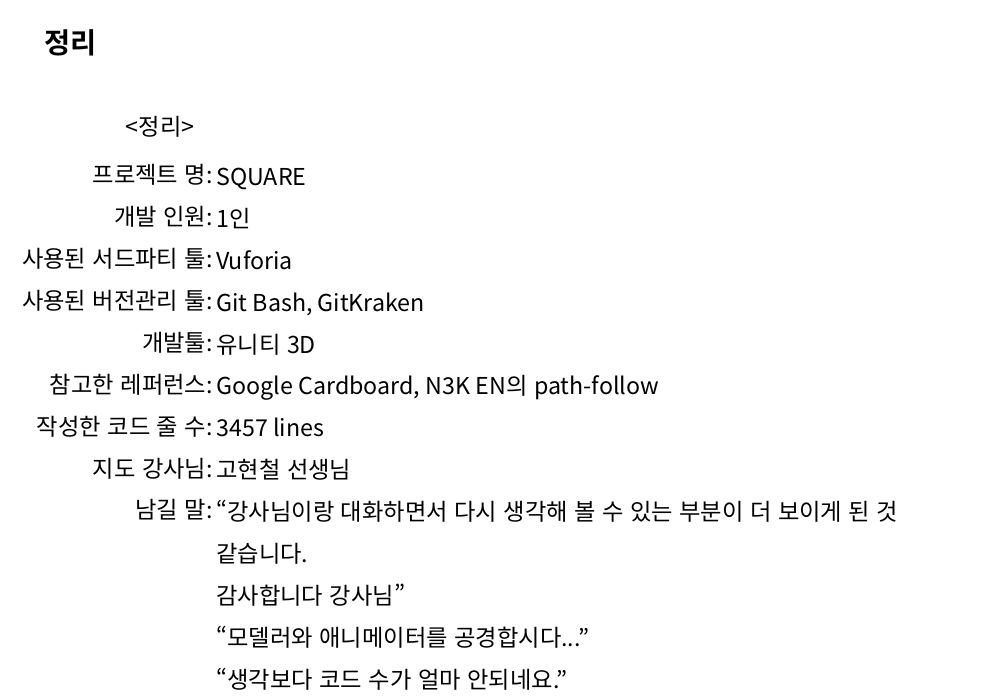
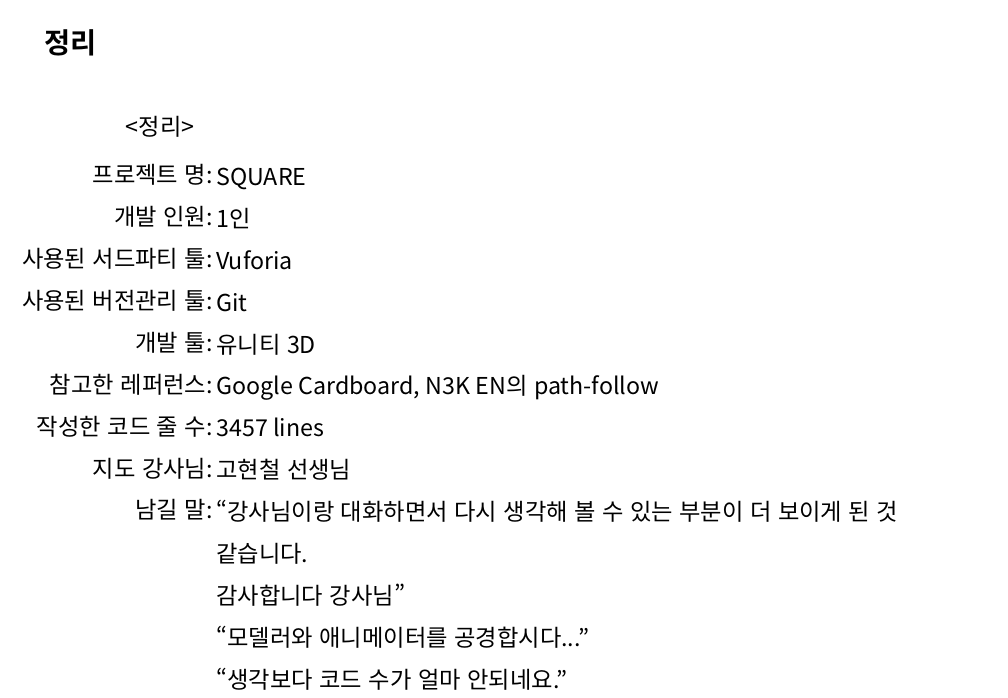
Before and after one commit to Hanghyeon/SQUARE, a slide deck: slide 21 of User_OtherFiles/포폴 발표 준비/2017_NCIA.pptx (slide 29 before the commit). Drawn at 1008x698 pixels with LibreOffice and Linux fonts; fonts in the diff are those of the drawing; background and template pictures are left out. Boxes give left, top, right and bottom in pixels: in the first picture for what was removed or moved away, otherwise in the second. Text is boxed around its words. In the diff, an @@ line names an element or a change of style, - is before the commit and + after.

```diff
--- a/User_OtherFiles/포폴 발표 준비/2017_NCIA.pptx
+++ b/User_OtherFiles/포폴 발표 준비/2017_NCIA.pptx
@@ text at (216, 293, 247, 312): text changed @@
-Git Bash, GitKraken
+Git
@@ text at (136, 331, 213, 353): spaces changed @@
-개발툴:
+개발 툴:
```
Also in this commit, not shown: 11 other slides changed, 2 slides added, 10 slides removed, 1 other file.
